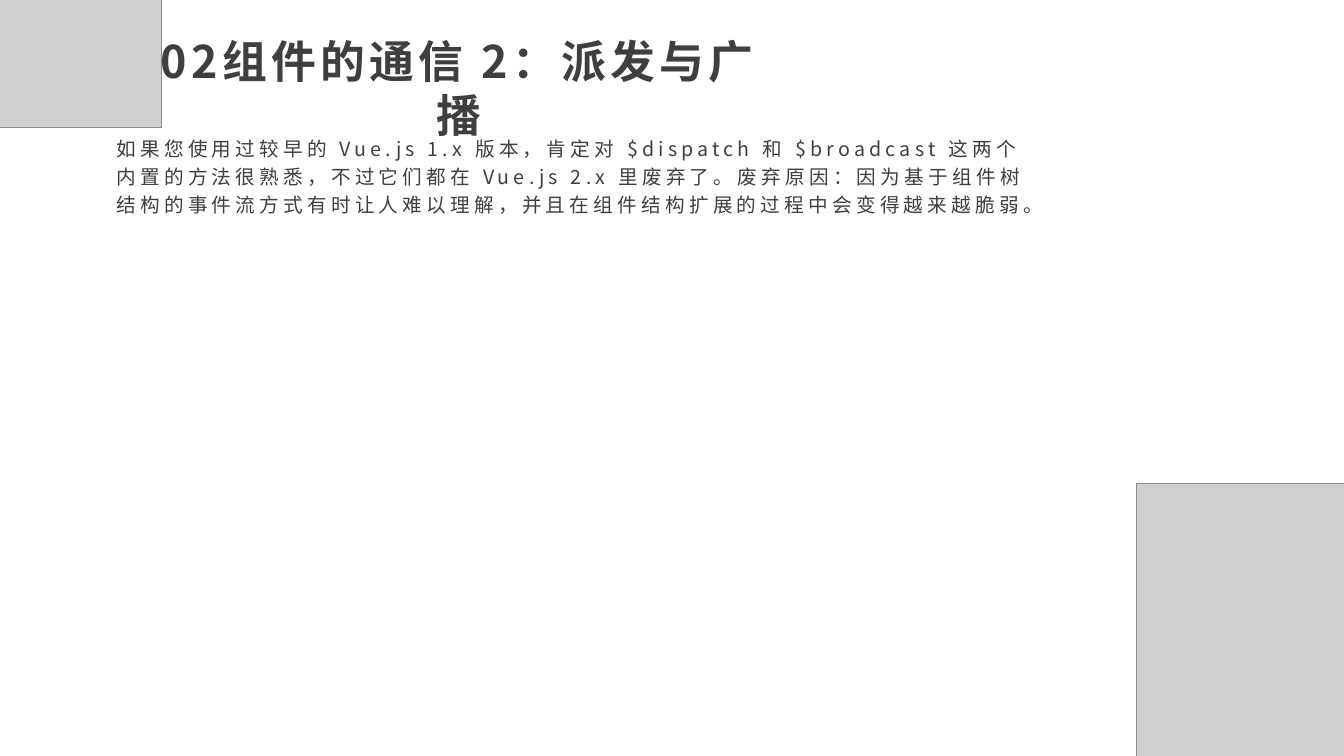
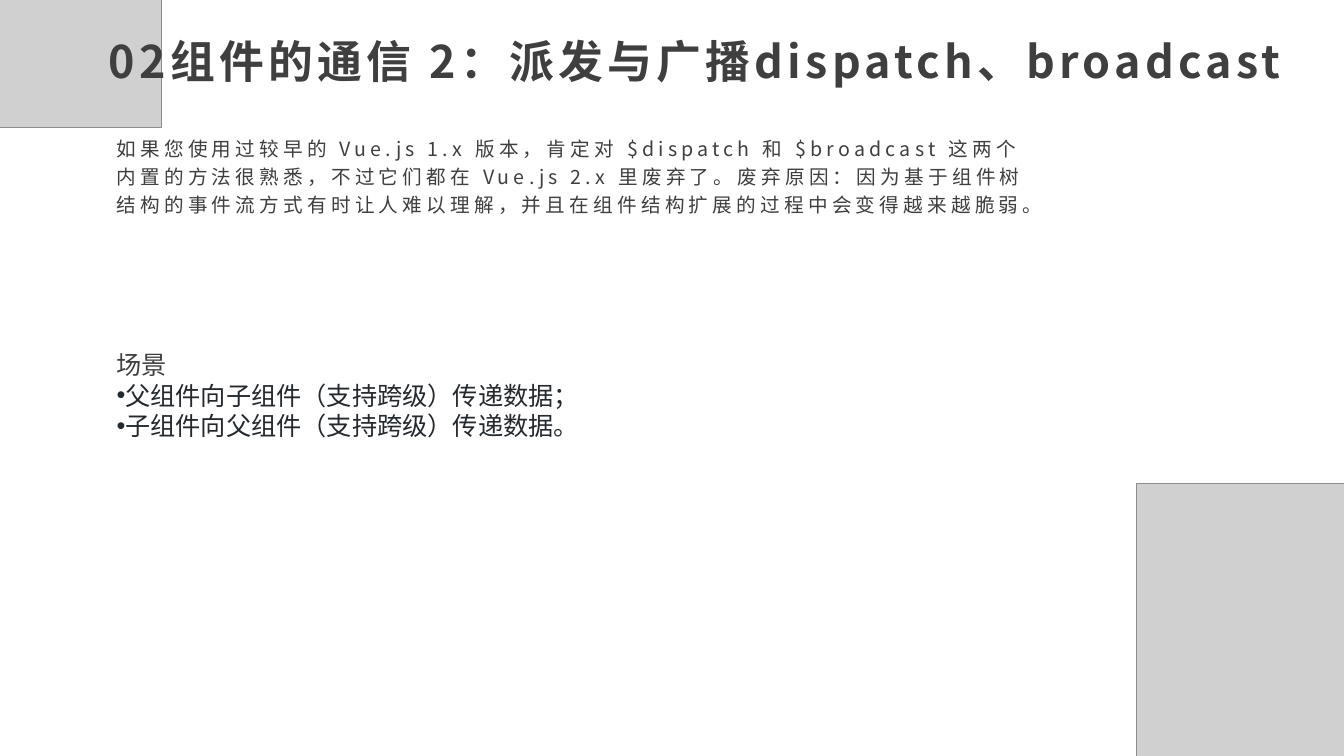
Before and after one commit to Barretem/blog, a slide deck: slide 12 of 如何快速上手Vue系列/2、Vue组件封装/vue组件精讲分享ppt.pptx. Drawn at 1344x756 pixels with LibreOffice and Linux fonts; fonts in the diff are those of the drawing; grey boxes stand for pictures; background and template pictures are left out. Boxes give left, top, right and bottom in pixels: in the first picture for what was removed or moved away, otherwise in the second. Text is boxed around its words. In the diff, an @@ line names an element or a change of style, - is before the commit and + after.

```diff
--- a/如何快速上手Vue系列/2、Vue组件封装/vue组件精讲分享ppt.pptx
+++ b/如何快速上手Vue系列/2、Vue组件封装/vue组件精讲分享ppt.pptx
@@ text at (109, 33, 1281, 90): text changed @@
-02组件的通信 2：派发与广播
+02组件的通信 2：派发与广播dispatch、broadcast
@@ text added at (117, 353, 579, 438), 18 pt, text #24292E @@
+场景
+• 父组件向子组件（支持跨级）传递数据；
+• 子组件向父组件（支持跨级）传递数据。
```
Also in this commit, not shown: 2 other slides changed, 6 slides added, 12 slides removed, 2 other files.
